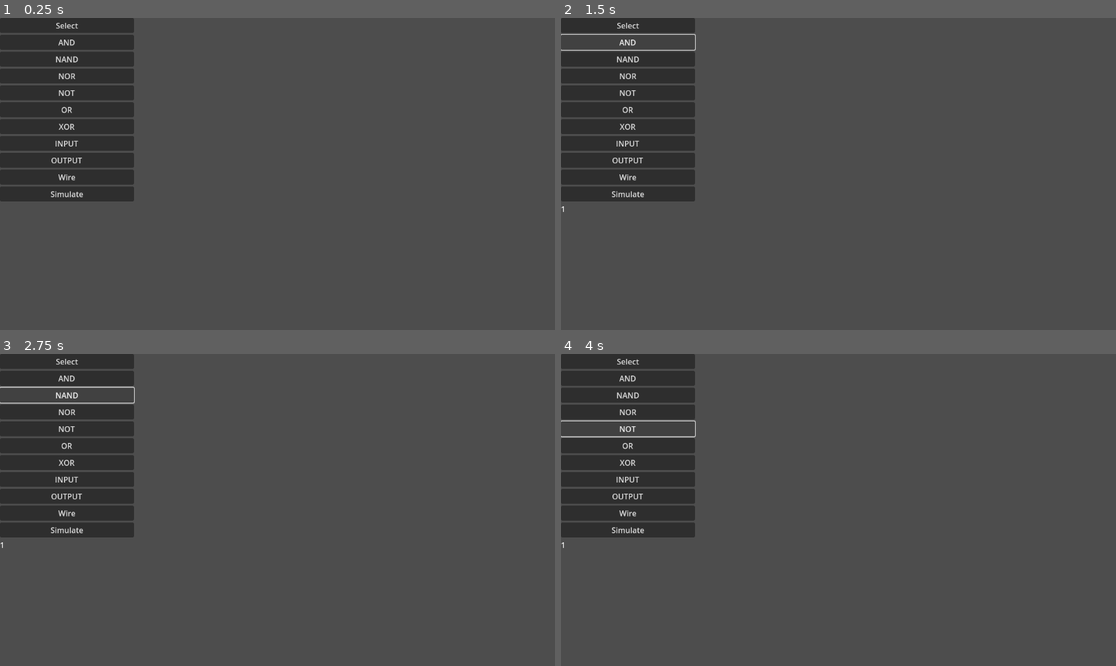
Above: before the commit, frames 1-4 (two rows, left to right).
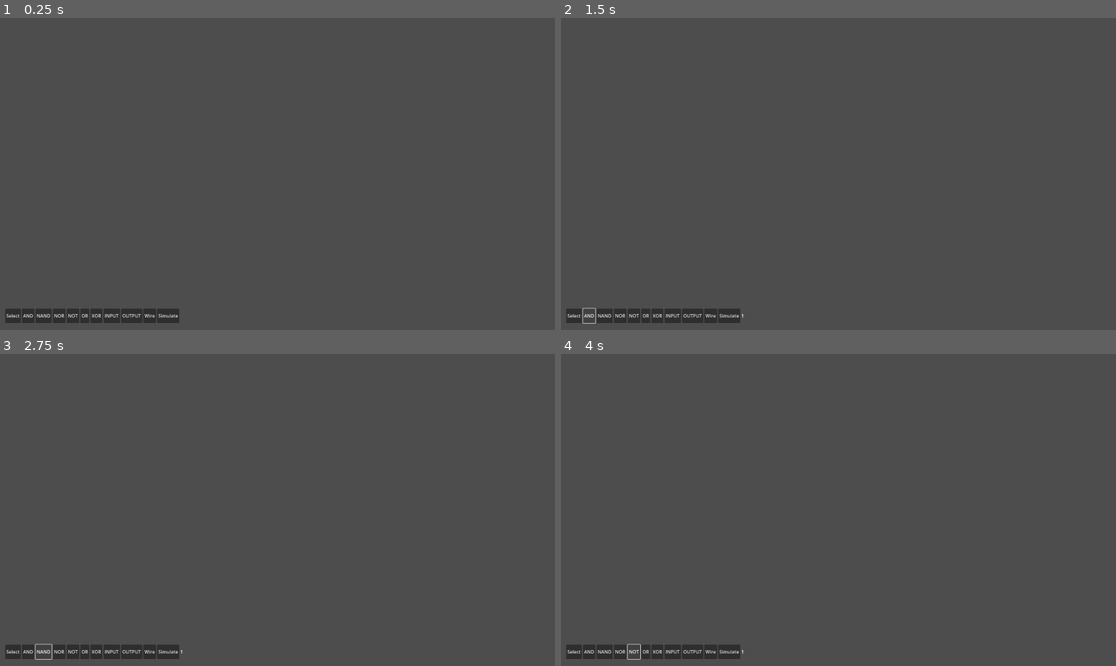
Above: after the commit, the same moments.

Repository: rbessin/Signal-Relay
Game: Godot game, scene res://scenes/main.tscn
Two runs of this game, one before a commit and one after it. Both use one fixed random seed, a clock stepped at 60 frames per second and the inputs below.
Inputs:
- Up to frame 1 (0.25 s): no input
- Up to frame 2 (1.5 s): click "Select" at 0.5 s; click "AND" at 1.25 s
- Up to frame 3 (2.75 s): click "NAND" at 2 s
- Up to frame 4 (4 s): click "NOR" at 2.75 s; click "NOT" at 3.5 s

The runs differ from the first frame. In frame 1, 14% of the frame differs, in the area x 0-33%, y 0-98%; in frame 2, 13%; in frame 3, 13%; in frame 4, 13%.

Commit message:
implemented zooming and updated readme with json file structure

Diff:
--- a/project.godot
+++ b/project.godot
@@ -14,6 +14,12 @@
 run/main_scene="uid://m3qhfvy2no0e"
 config/features=PackedStringArray("4.5", "GL Compatibility")
 config/icon="res://icon.svg"
+
+[display]
+
+window/size/viewport_width=1920
+window/size/viewport_height=1080
+window/size/borderless=true
 
 [input]
 
@@ -33,6 +39,16 @@
 "events": [Object(InputEventKey,"resource_local_to_scene":false,"resource_name":"","device":0,"window_id":0,"alt_presse …(194 unchanged characters)…
 ]
 }
+"Zoom In"={
+"deadzone": 0.2,
+"events": [Object(InputEventKey,"resource_local_to_scene":false,"resource_name":"","device":0,"window_id":0,"alt_pressed":false,"shift_pressed":false,"ctrl_pressed":false,"meta_pressed":false,"pressed":false,"keycode":0,"physical_keycode":43,"key_label":0,"unicode":0,"location":0,"echo":false,"script":null)
+]
+}
+"Zoom Out"={
+"deadzone": 0.2,
+"events": [Object(InputEventKey,"resource_local_to_scene":false,"resource_name":"","device":-1,"window_id":0,"alt_pressed":false,"shift_pressed":false,"ctrl_pressed":false,"meta_pressed":false,"pressed":false,"keycode":0,"physical_keycode":45,"key_label":0,"unicode":45,"location":0,"echo":false,"script":null)
+]
+}
 
 [rendering]
 
--- a/scenes/main.tscn
+++ b/scenes/main.tscn
@@ -5,66 +5,69 @@
 [node name="Main" type="Node2D"]
 script = ExtResource("1_0wfyh")
 
-[node name="Toolbar" type="VBoxContainer" parent="."]
-custom_minimum_size = Vector2(200, 350)
-offset_right = 278.0
-offset_bottom = 350.0
+[node name="Camera2D" type="Camera2D" parent="."]
 
-[node name="Select" type="Button" parent="Toolbar"]
+[node name="Toolbar" type="HBoxContainer" parent="Camera2D"]
+offset_left = -942.0
+offset_top = 466.0
+offset_right = -335.0
+offset_bottom = 516.0
+
+[node name="Select" type="Button" parent="Camera2D/Toolbar"]
 layout_mode = 2
 text = "Select"
 
-[node name="ANDButton" type="Button" parent="Toolbar"]
+[node name="ANDButton" type="Button" parent="Camera2D/Toolbar"]
 layout_mode = 2
 text = "AND"
 
-[node name="NANDButton" type="Button" parent="Toolbar"]
+[node name="NANDButton" type="Button" parent="Camera2D/Toolbar"]
 layout_mode = 2
 text = "NAND"
 
-[node name="NORButton" type="Button" parent="Toolbar"]
+[node name="NORButton" type="Button" parent="Camera2D/Toolbar"]
 layout_mode = 2
 text = "NOR"
 
-[node name="NOTButton" type="Button" parent="Toolbar"]
+[node name="NOTButton" type="Button" parent="Camera2D/Toolbar"]
 layout_mode = 2
 text = "NOT"
 
-[node name="ORButton" type="Button" parent="Toolbar"]
+[node name="ORButton" type="Button" parent="Camera2D/Toolbar"]
 layout_mode = 2
 text = "OR"
 
-[node name="XORButton" type="Button" parent="Toolbar"]
+[node name="XORButton" type="Button" parent="Camera2D/Toolbar"]
 layout_mode = 2
 text = "XOR"
 
-[node name="INPUTButton" type="Button" parent="Toolbar"]
+[node name="INPUTButton" type="Button" parent="Camera2D/Toolbar"]
 layout_mode = 2
 text = "INPUT"
 
-[node name="OUTPUTButton" type="Button" parent="Toolbar"]
+[node name="OUTPUTButton" type="Button" parent="Camera2D/Toolbar"]
 layout_mode = 2
 text = "OUTPUT"
 
-[node name="Wire" type="Button" parent="Toolbar"]
+[node name="Wire" type="Button" parent="Camera2D/Toolbar"]
 layout_mode = 2
 text = "Wire"
 
-[node name="Simulate" type="Button" parent="Toolbar"]
+[node name="Simulate" type="Button" parent="Camera2D/Toolbar"]
 layout_mode = 2
 text = "Simulate"
 
-[node name="Current_Mode" type="Label" parent="Toolbar"]
+[node name="Current_Mode" type="Label" parent="Camera2D/Toolbar"]
 layout_mode = 2
 
-[connection signal="pressed" from="Toolbar/Select" to="." method="select_select"]
-[connection signal="pressed" from="Toolbar/ANDButton" to="." method="select_place" binds= ["AND"]]
-[connection signal="pressed" from="Toolbar/NANDButton" to="." method="select_place" binds= ["NAND"]]
-[connection signal="pressed" from="Toolbar/NORButton" to="." method="select_place" binds= ["NOR"]]
-[connection signal="pressed" from="Toolbar/NOTButton" to="." method="select_place" binds= ["NOT"]]
-[connection signal="pressed" from="Toolbar/ORButton" to="." method="select_place" binds= ["OR"]]
-[connection signal="pressed" from="Toolbar/XORButton" to="." method="select_place" binds= ["XOR"]]
-[connection signal="pressed" from="Toolbar/INPUTButton" to="." method="select_place" binds= ["INPUT"]]
-[connection signal="pressed" from="Toolbar/OUTPUTButton" to="." method="select_place" binds= ["OUTPUT"]]
-[connection signal="pressed" from="Toolbar/Wire" to="." method="select_wire"]
-[connection signal="pressed" from="Toolbar/Simulate" to="." method="select_simulate"]
+[connection signal="pressed" from="Camera2D/Toolbar/Select" to="." method="select_select"]
+[connection signal="pressed" from="Camera2D/Toolbar/ANDButton" to="." method="select_place" binds= ["AND"]]
+[connection signal="pressed" from="Camera2D/Toolbar/NANDButton" to="." method="select_place" binds= ["NAND"]]
+[connection signal="pressed" from="Camera2D/Toolbar/NORButton" to="." method="select_place" binds= ["NOR"]]
+[connection signal="pressed" from="Camera2D/Toolbar/NOTButton" to="." method="select_place" binds= ["NOT"]]
+[connection signal="pressed" from="Camera2D/Toolbar/ORButton" to="." method="select_place" binds= ["OR"]]
+[connection signal="pressed" from="Camera2D/Toolbar/XORButton" to="." method="select_place" binds= ["XOR"]]
+[connection signal="pressed" from="Camera2D/Toolbar/INPUTButton" to="." method="select_place" binds= ["INPUT"]]
+[connection signal="pressed" from="Camera2D/Toolbar/OUTPUTButton" to="." method="select_place" binds= ["OUTPUT"]]
+[connection signal="pressed" from="Camera2D/Toolbar/Wire" to="." method="select_wire"]
+[connection signal="pressed" from="Camera2D/Toolbar/Simulate" to="." method="select_simulate"]
--- a/scripts/main.gd
+++ b/scripts/main.gd
@@ -1,9 +1,16 @@
 extends Node2D
+
+# General configurations (camera)
+@onready var camera: Camera2D = get_node("Camera2D")
+@onready var pan_speed: int = 300
+@onready var zoom_speed: float = 1
+@onready var max_zoom: float = 3.0
+@onready var min_zoom: float = 0.5
 
 # Cursor configurations (mode, label)
 enum Mode { SELECT, PLACE, WIRE, SIMULATE }
 var current_mode: Mode = Mode.SELECT
-@onready var mode_label: Label = get_node("Toolbar/Current_Mode")
+@onready var mode_label: Label = get_node("Camera2D/Toolbar/Current_Mode")
 
 # PLACE mode
 var gate_prefabs: Dictionary = {
@@ -36,9 +43,10 @@
 # Default functions which run on instantiation and every frame
 func _ready():
 	pass
-func _process(_delta):
+func _process(delta):
 	_drag()
 	_position_wire_preview()
+	_move_camera(delta)
 
 # SELECT helpers
 func _drag(): # Drag gate instance
@@ -174,14 +182,10 @@
 
 # Handle events
 func _unhandled_input(event): # Handle inputs
-	if event.is_action_pressed("Click"):
-		_handle_click()
-	elif event.is_action_released("Click"):
-		_handle_click_release()
-	elif event.is_action_pressed("Delete"):
-		_handle_delete()
-	elif event.is_action_pressed("Stop"):
-		_handle_stop()
+	if event.is_action_pressed("Click"): _handle_click()
+	elif event.is_action_released("Click"): _handle_click_release()
+	elif event.is_action_pressed("Delete"): _handle_delete()
+	elif event.is_action_pressed("Stop"): _handle_stop()
 
 func _handle_click(): # Handle click
 	if current_mode == Mode.PLACE: instantiate_gate()
@@ -249,3 +253,19 @@
 func select_place(gate_name: String): _set_mode(Mode.PLACE, gate_name)
 func select_wire(): _set_mode(Mode.WIRE)
 func select_simulate(): _set_mode(Mode.SIMULATE)
+
+# UX helpers
+func _move_camera(delta):
+	if Input.is_key_pressed(KEY_Q):
+		if camera.zoom <= Vector2(max_zoom, max_zoom): camera.zoom += Vector2(zoom_speed, zoom_speed) * delta
+	if Input.is_key_pressed(KEY_E):
+		if camera.zoom >= Vector2(min_zoom, min_zoom): camera.zoom -= Vector2(zoom_speed, zoom_speed) * delta
+
+	if Input.is_key_pressed(KEY_S):
+		camera.position.y += pan_speed * delta
+	if Input.is_key_pressed(KEY_W):
+		camera.position.y -= pan_speed * delta
+	if Input.is_key_pressed(KEY_D):
+		camera.position.x += pan_speed * delta
+	if Input.is_key_pressed(KEY_A):
+		camera.position.x -= pan_speed * delta
Not shown, changed: README.md
